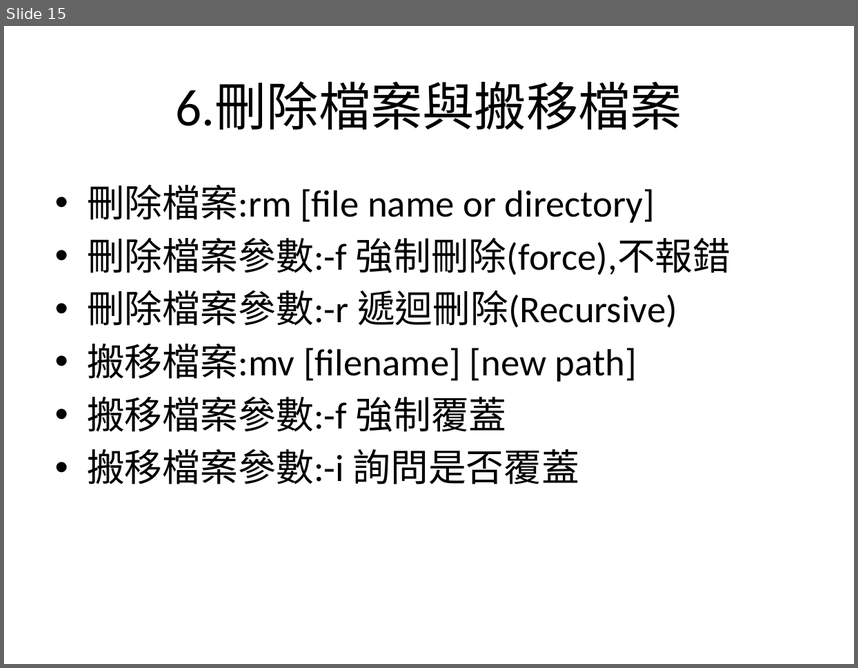
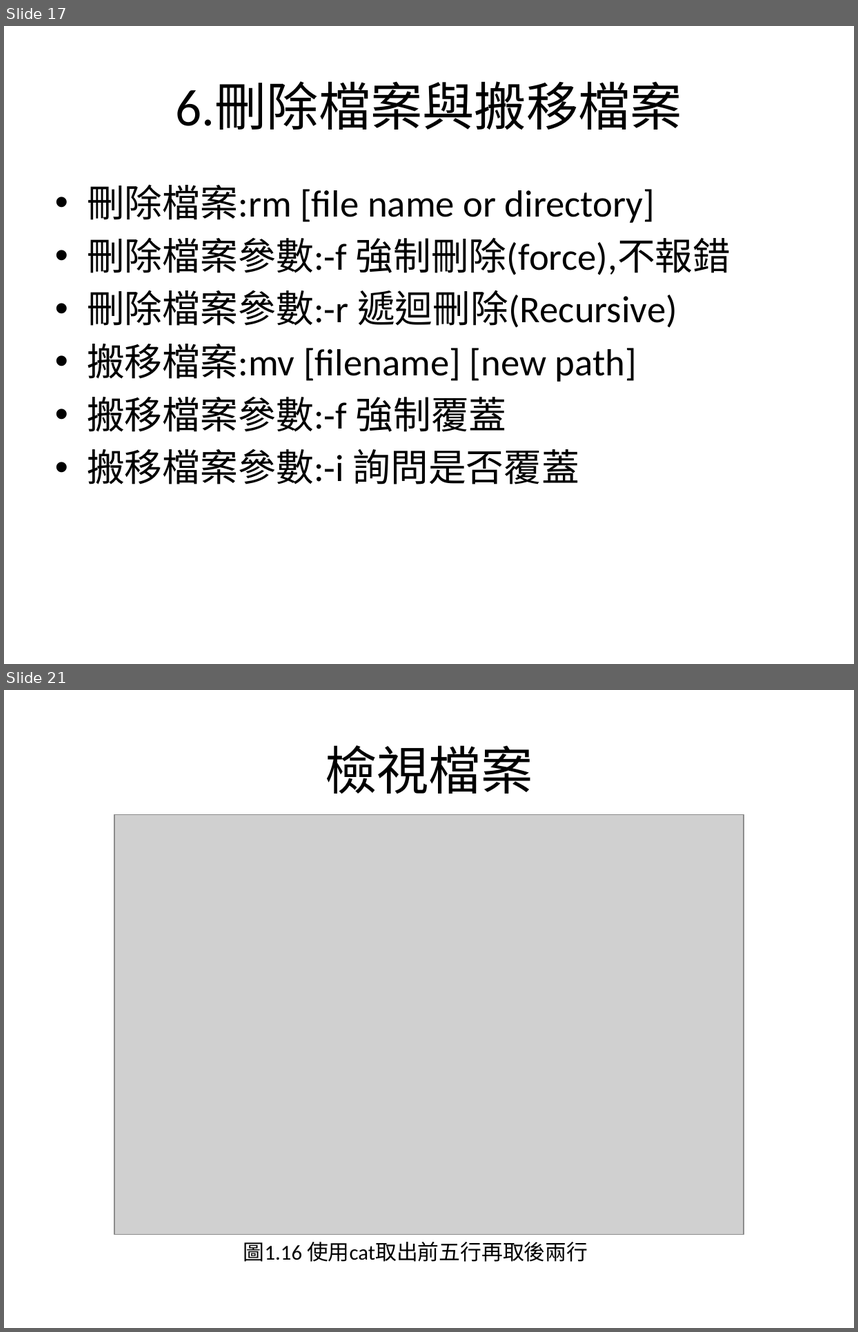
Before and after one commit to charlie11438/note, a slide deck: Linux/Linux_1.pptx. Shown one above the other, each under a label of ours: slide 15 before the commit, slides 17 and 21 after it; the slides between them are not shown. The pictures are 858x668 and 858x1332 pixels, drawn with LibreOffice and Linux fonts; fonts in the diff are those of the drawing; grey boxes stand for pictures. Boxes give left, top, right and bottom in pixels: in the first picture for what was removed or moved away, otherwise in the second. Text is boxed around its words. In the diff, an @@ line names an element or a change of style, - is before the commit and + after.

```diff
--- a/Linux/Linux_1.pptx
+++ b/Linux/Linux_1.pptx
@@ slide 21 added at [4,690,854,1328], background #FFFFFF @@
@@ title added at [325,745,533,793], 44 pt, text #000000 @@
+檢視檔案
@@ picture added at [114,815,744,1234] @@
@@ text added at [243,1241,588,1261], 18 pt, text #000000 @@
+圖1.16 使用cat取出前五行再取後兩行
@@ what was slide 15 is now slide 17 @@
```
Also in this commit, not shown: 10 slides changed, 4 other slides added.
